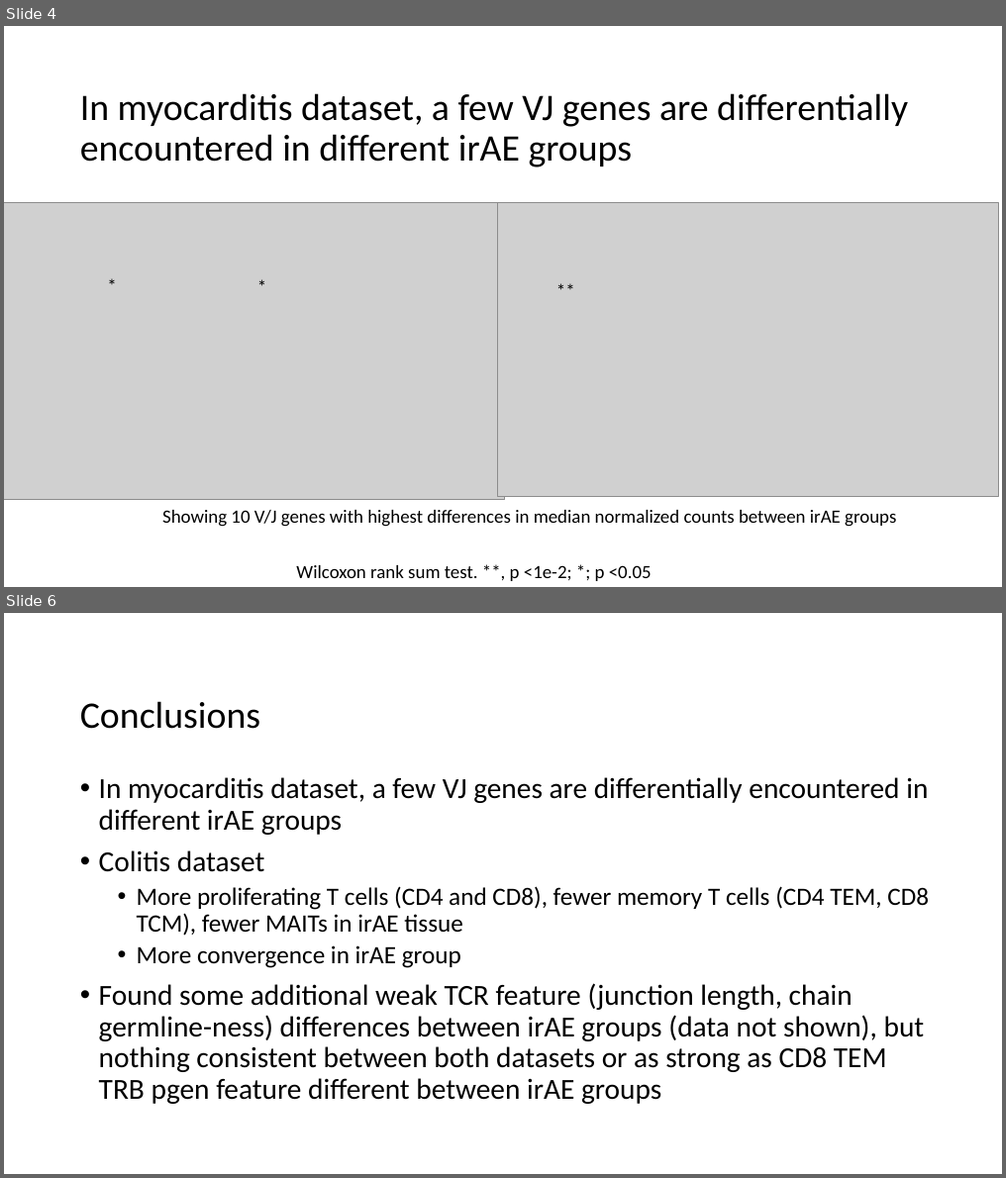
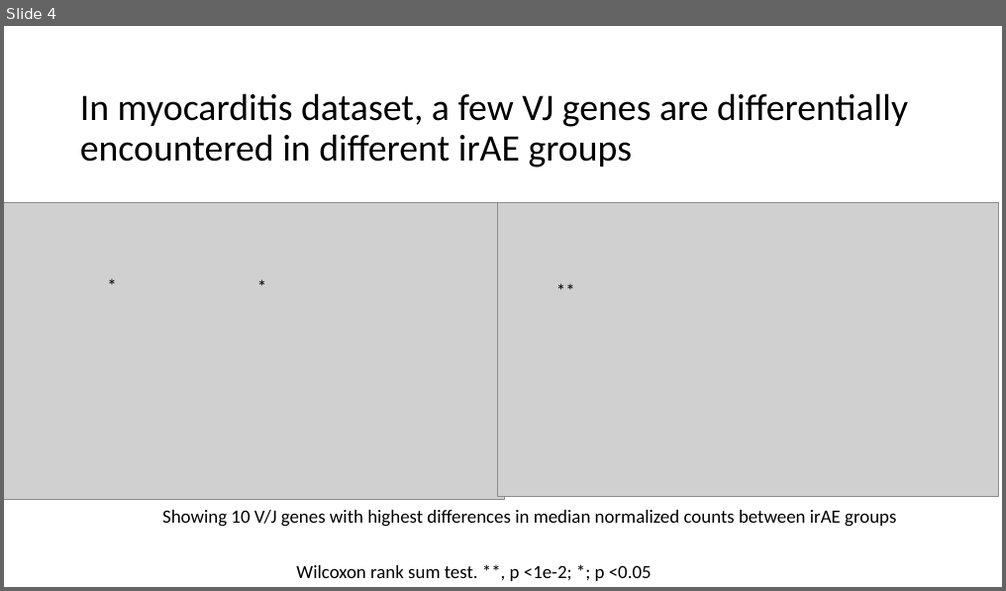
Before and after one commit to tybottorff/bottorffdocs, a slide deck: linsley_postdoc/presentations/weekly_meetings/1_11_24.pptx. Shown one above the other, each under a label of ours: slides 4 and 6 before the commit, slide 4 after it; the slides between them are not shown. The pictures are 1006x1178 and 1006x591 pixels, drawn with LibreOffice and Linux fonts; fonts in the diff are those of the drawing; grey boxes stand for pictures. Boxes give left, top, right and bottom in pixels: in the first picture for what was removed or moved away, otherwise in the second. Text is boxed around its words. In the diff, an @@ line names an element or a change of style, - is before the commit and + after.

```diff
--- a/linsley_postdoc/presentations/weekly_meetings/1_11_24.pptx
+++ b/linsley_postdoc/presentations/weekly_meetings/1_11_24.pptx
@@ slide 6 removed at [4, 613, 1002, 1174], background #FFFFFF @@
@@ title removed at [80, 701, 260, 729] @@
-Conclusions
@@ text removed at [99, 777, 929, 1104] @@
-• In myocarditis dataset, a few VJ genes are differentially encountered in different irAE groups
-• Colitis dataset
-  • More proliferating T cells (CD4 and CD8), fewer memory T cells (CD4 TEM, CD8 TCM), fewer MAITs in irAE tissue
-  • More convergence in irAE group
-• Found some additional weak TCR feature (junction length, chain germline-ness) differences between irAE groups (data not shown), but nothing consistent between both datasets or as strong as CD8 TEM TRB pgen feature different between irAE groups
```
Also in this commit, not shown: 2 slides changed, 4 slides added, 13 other slides removed, 2 other files.
